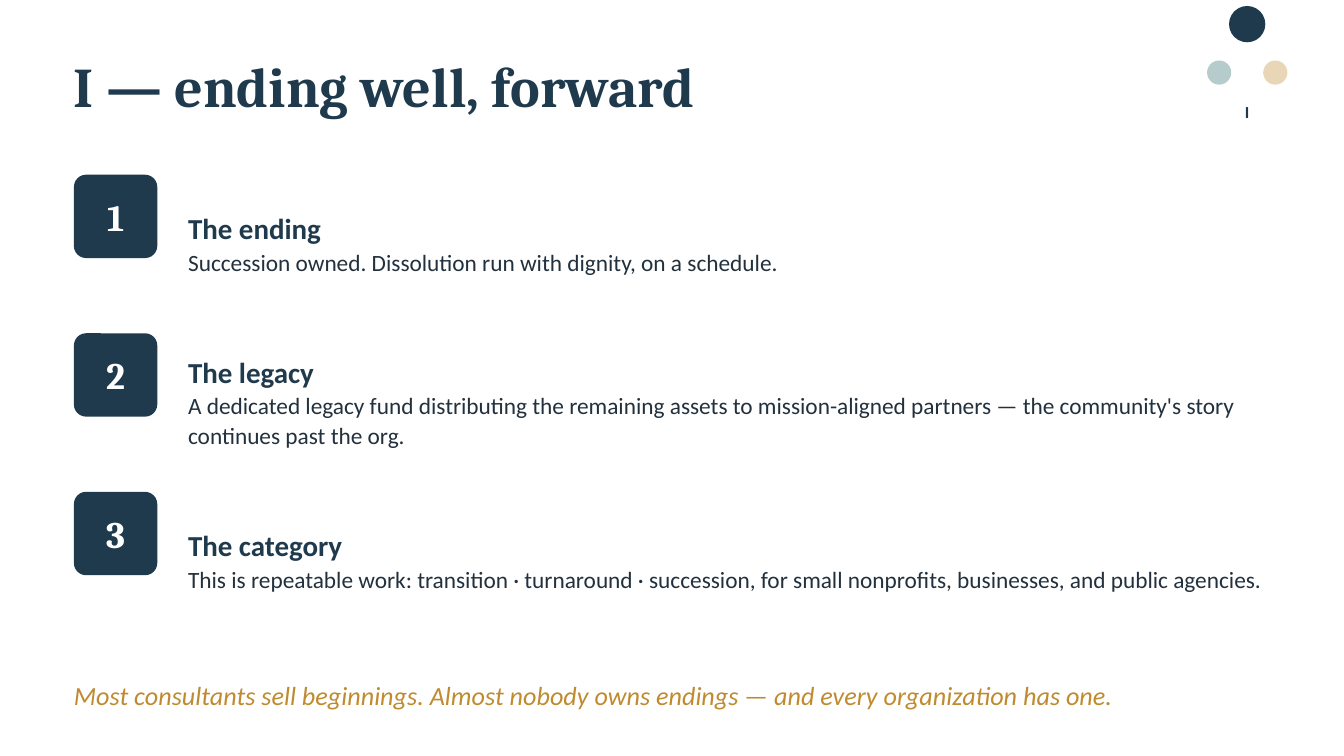
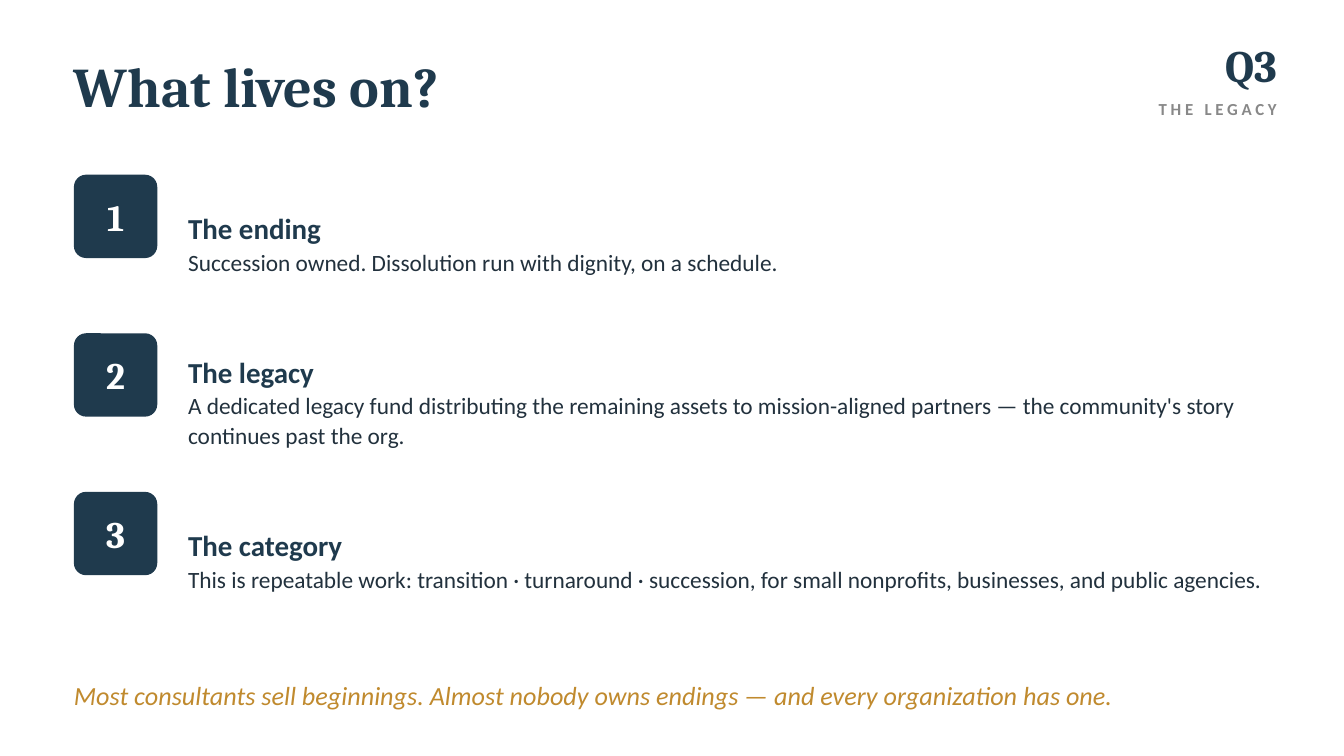
Before and after one commit to PaulHalvorson/agnt-neo, a slide deck: slide 8 of proof-to-pipeline/deck/EAIO_TriadSynergy_Deck_V1.pptx. Drawn at 1344x756 pixels with LibreOffice and Linux fonts; fonts in the diff are those of the drawing. Boxes give left, top, right and bottom in pixels: in the first picture for what was removed or moved away, otherwise in the second. Text is boxed around its words. In the diff, an @@ line names an element or a change of style, - is before the commit and + after.

```diff
--- a/proof-to-pipeline/deck/EAIO_TriadSynergy_Deck_V1.pptx
+++ b/proof-to-pipeline/deck/EAIO_TriadSynergy_Deck_V1.pptx
@@ ellipse removed at (x1=1228, y1=5, x2=1265, y2=42) @@
@@ text added at (x1=1225, y1=51, x2=1277, y2=90), 24 pt, text #1F3A4D, bold @@
+Q3
@@ text at (x1=74, y1=68, x2=439, y2=108): text changed @@
-I — ending well, forward
+What lives on?
@@ ellipse removed at (x1=1207, y1=60, x2=1231, y2=85) @@
@@ ellipse removed at (x1=1263, y1=60, x2=1288, y2=85) @@
@@ text added at (x1=1159, y1=104, x2=1277, y2=115), 9 pt, text #888888, bold @@
+THE LEGACY
@@ text removed at (x1=1245, y1=107, x2=1249, y2=118) @@
-I
```
Also in this commit, not shown: 3 other slides changed, 3 other files.
